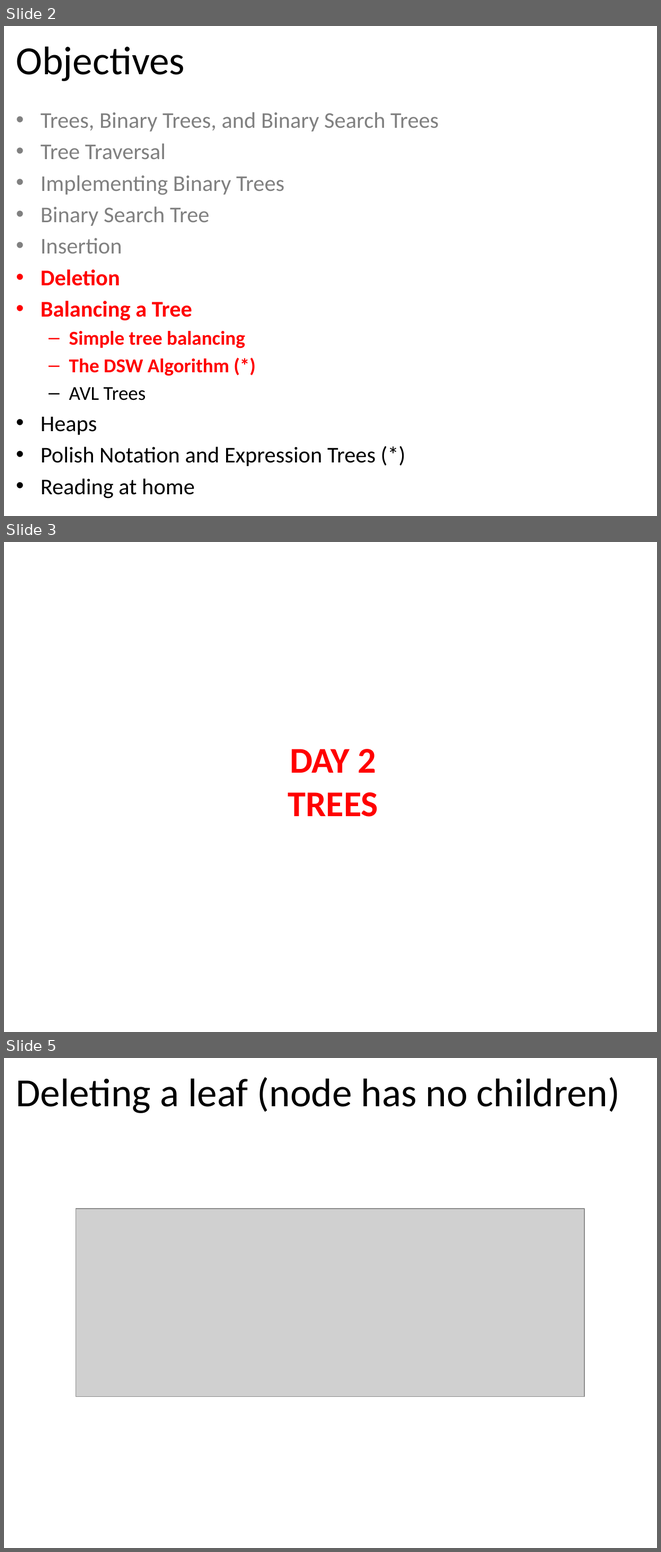
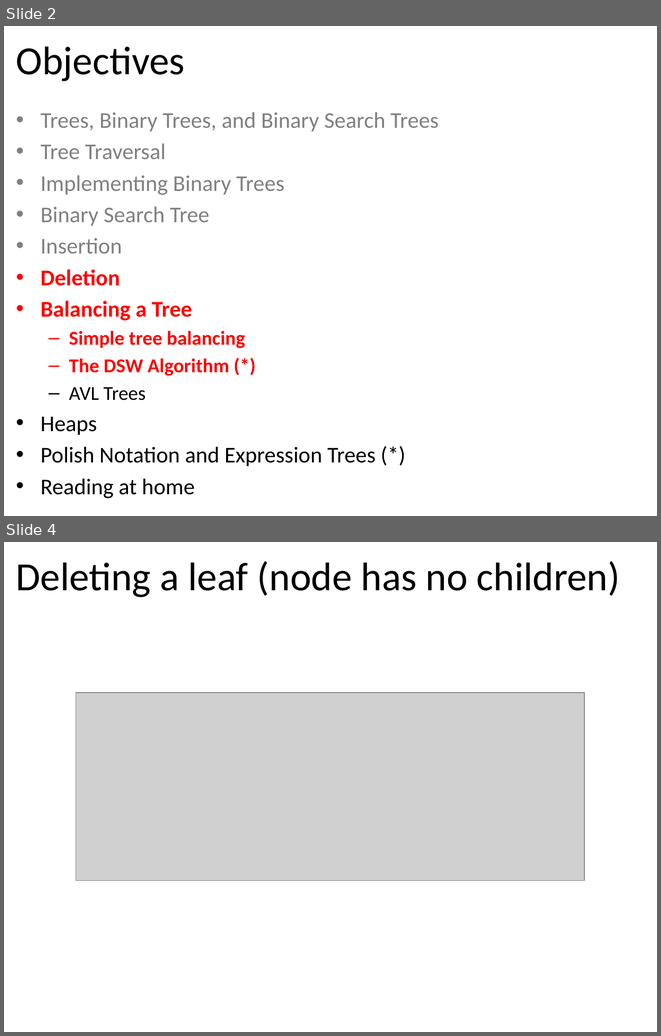
Before and after one commit to tutrunghieu/dsa-2017-java-tutorial, a slide deck: dsa2017-java-online/handouts/data-day05/Lecture 07 - Chapter 06 - Binary Trees - Day 2.pptx. Shown one above the other, each under a label of ours: slides 2, 3 and 5 before the commit, slides 2 and 4 after it; the slides between them are not shown. The pictures are 661x1552 and 661x1036 pixels, drawn with LibreOffice and Linux fonts; fonts in the diff are those of the drawing; grey boxes stand for pictures; background and template pictures are left out. Boxes give left, top, right and bottom in pixels: in the first picture for what was removed or moved away, otherwise in the second. Text is boxed around its words. In the diff, an @@ line names an element or a change of style, - is before the commit and + after.

```diff
--- a/dsa2017-java-online/handouts/data-day05/Lecture 07 - Chapter 06 - Binary Trees - Day 2.pptx
+++ b/dsa2017-java-online/handouts/data-day05/Lecture 07 - Chapter 06 - Binary Trees - Day 2.pptx
@@ slide 3 removed at (4,542,657,1032), background picture (left out) @@
@@ title removed at (288,749,379,817) @@
-DAY 2
-TREES
@@ what was slide 5 is now slide 4 @@
```
Also in this commit, not shown: 2 slides changed, 6 other files.
